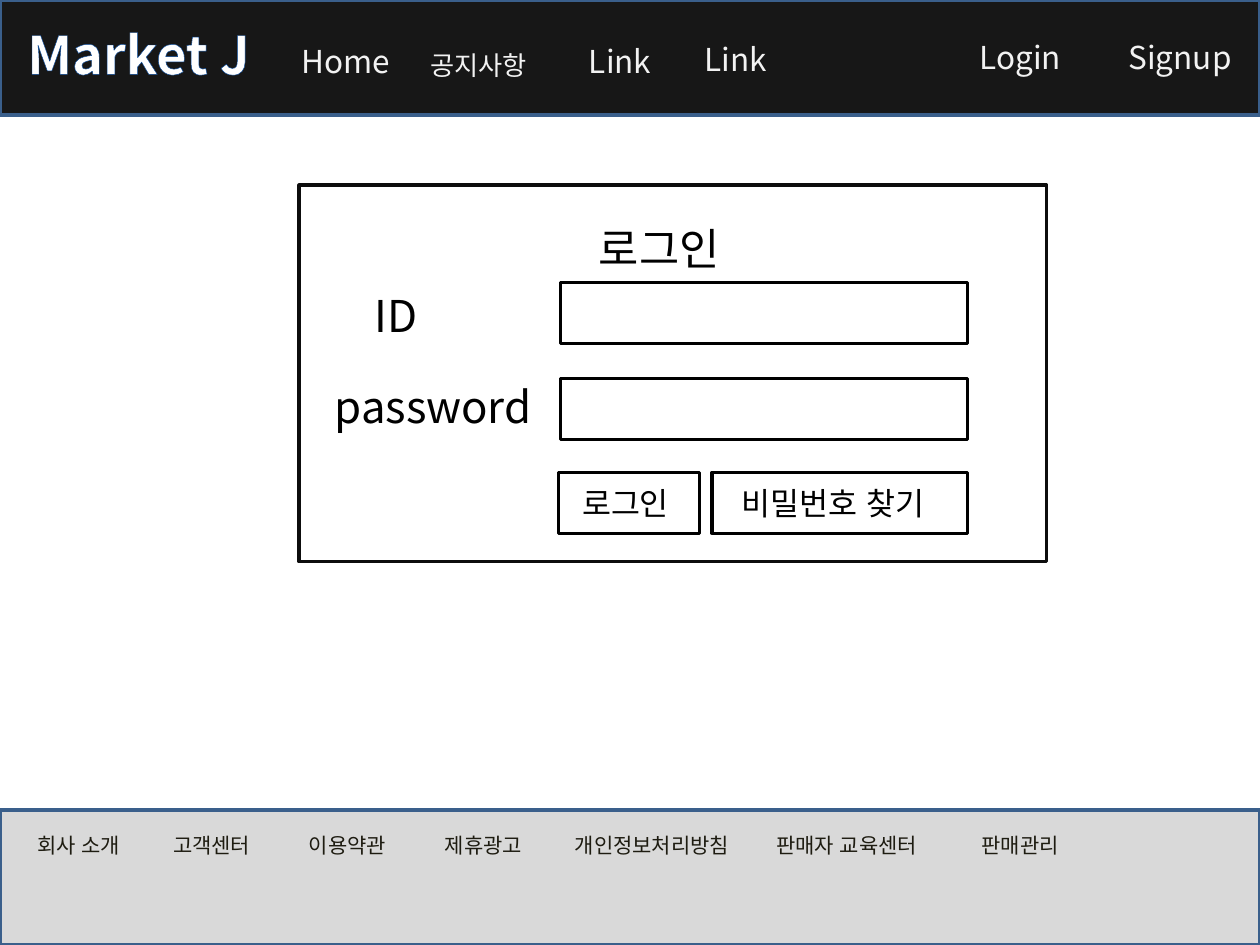
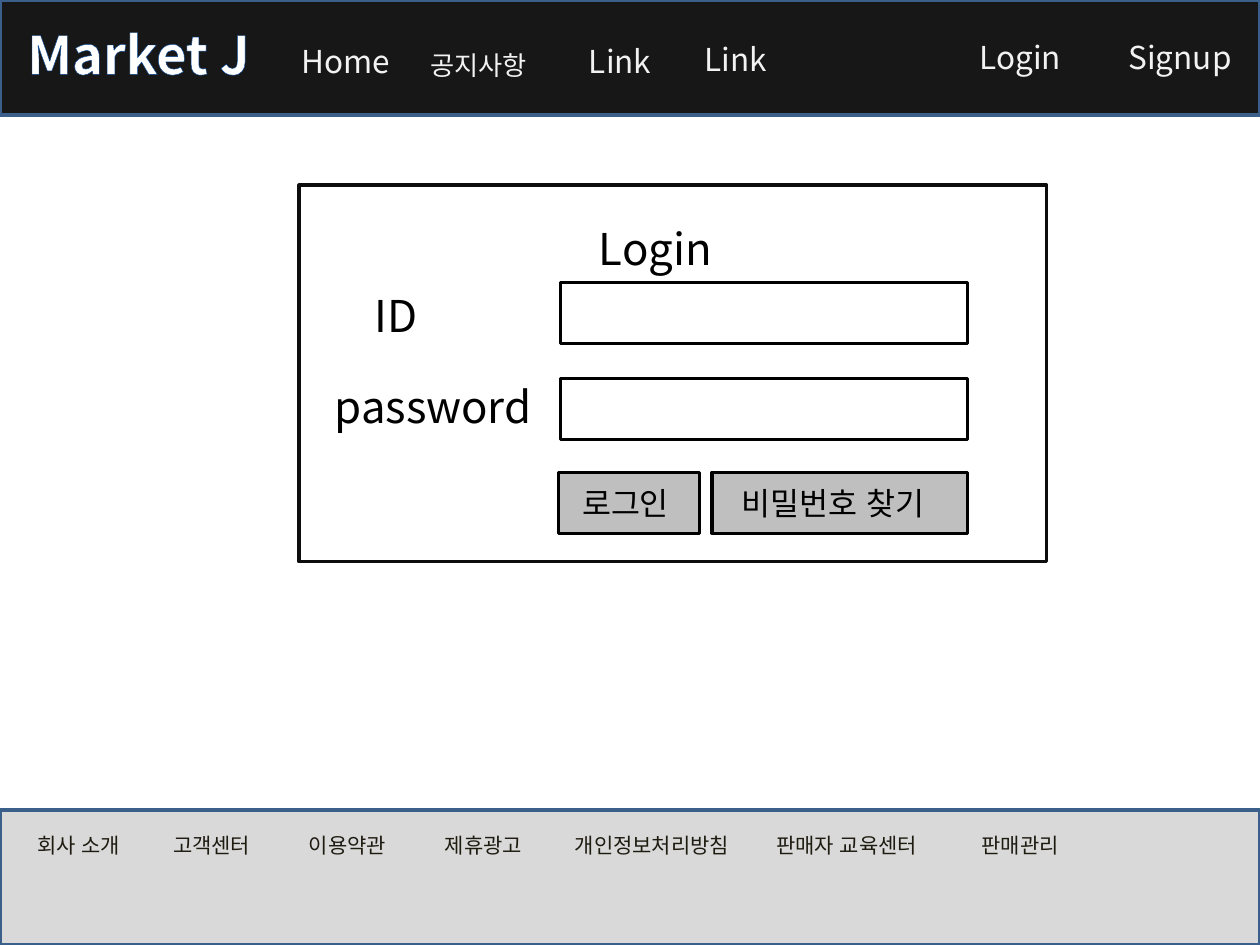
Before and after one commit to rosangels2/market, a slide deck: slide 10 of 포트폴리오/스토리보드/스토리보드.pptx (slide 4 before the commit). Drawn at 1260x945 pixels with LibreOffice and Linux fonts; fonts in the diff are those of the drawing. Boxes give left, top, right and bottom in pixels: in the first picture for what was removed or moved away, otherwise in the second. Text is boxed around its words. In the diff, an @@ line names an element or a change of style, - is before the commit and + after.

```diff
--- a/포트폴리오/스토리보드/스토리보드.pptx
+++ b/포트폴리오/스토리보드/스토리보드.pptx
@@ text at (599,231,712,275): text changed @@
-로그인
+Login
@@ rectangle at (558,472,699,533): fill #FFFFFF to #BFBFBF @@
@@ rectangle at (712,472,966,533): fill #FFFFFF to #BFBFBF @@
```
Also in this commit, not shown: 10 other slides changed, 6 slides added, 6 other files.
